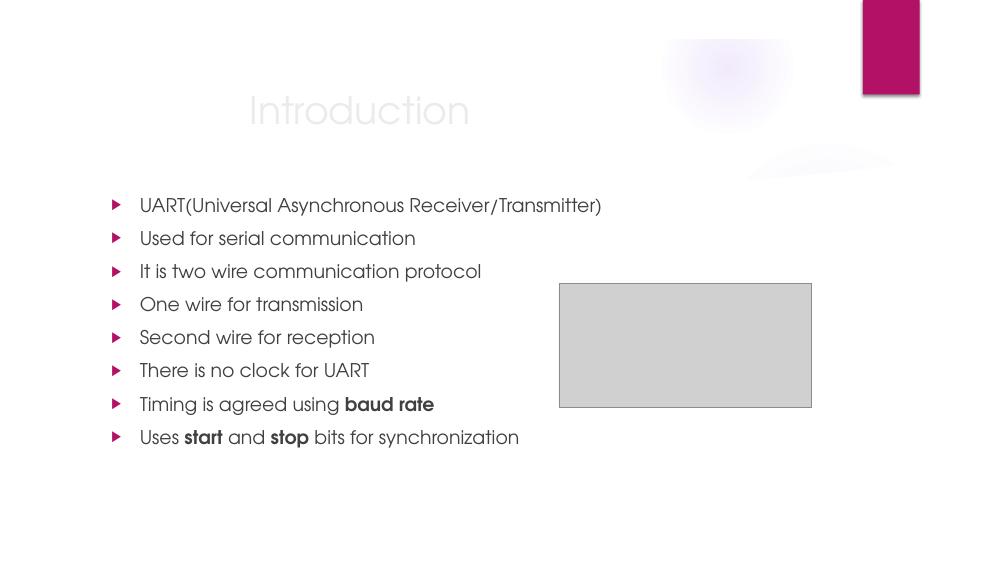
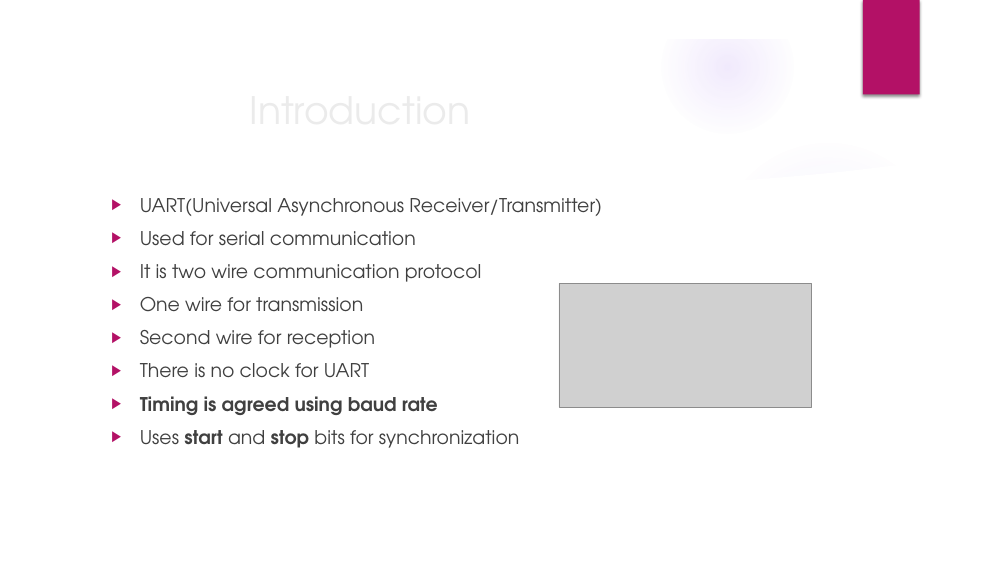
Before and after one commit to vennapusasravs/trials_sra_ven, a slide deck: slide 2 of UART.pptx. Drawn at 1008x567 pixels with LibreOffice and Linux fonts; fonts in the diff are those of the drawing; grey boxes stand for pictures; background and template pictures are left out. Boxes give left, top, right and bottom in pixels: in the first picture for what was removed or moved away, otherwise in the second. Text is boxed around its words. In the diff, an @@ line names an element or a change of style, - is before the commit and + after.

Commit message:
added UART file

```diff
--- a/UART.pptx
+++ b/UART.pptx
@@ text at (140,396,438,415): bold on in "Timing is agreed using" @@
```
